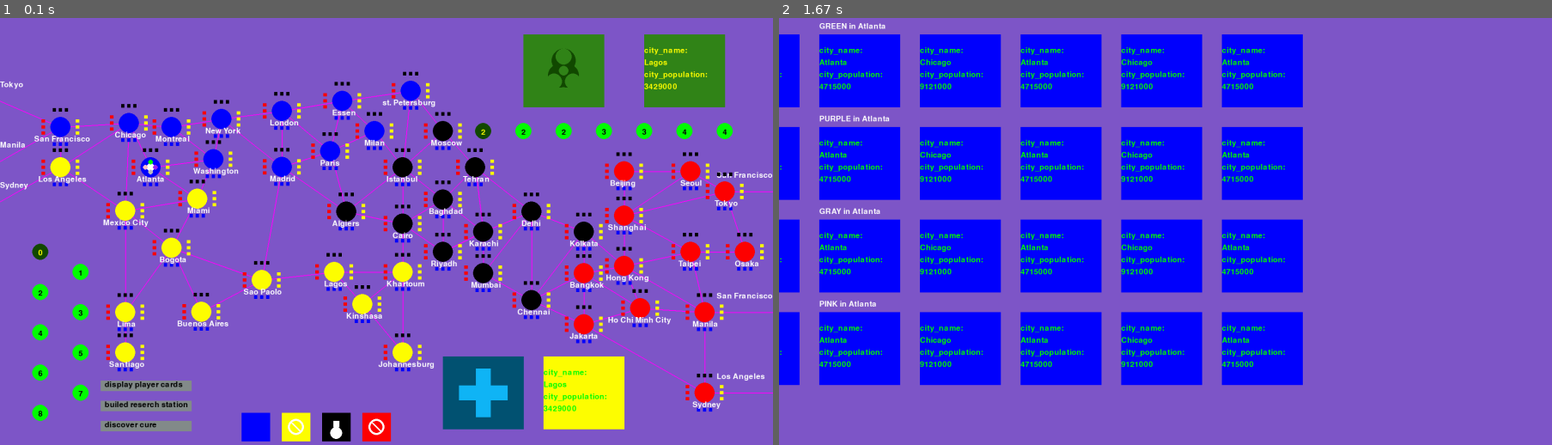
Above: before the commit, frames 1-2 (left to right).
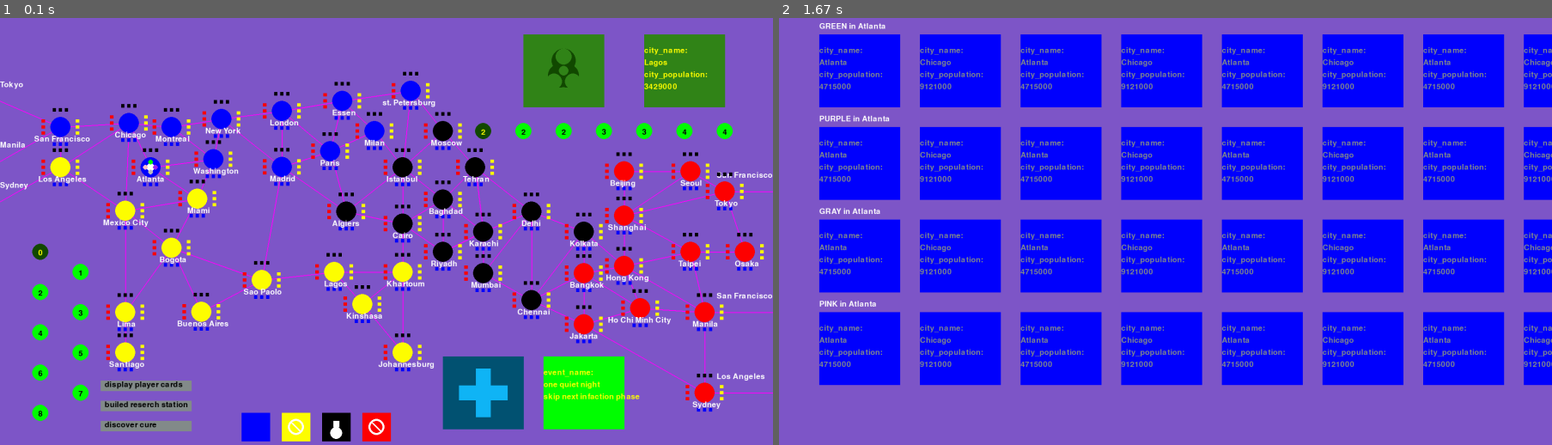
Above: after the commit, the same moments.

Repository: idonacmias/pandemic-pygame
Game: pygame game, started from app.py
Two runs of this game, one before a commit and one after it. Both use one fixed random seed, a clock stepped at 60 frames per second and the inputs below.
Inputs (mouse positions are in pixels of both pictures, inside the frame that each line leads up to):
- Up to frame 1 (0.1 s): no input
- Up to frame 2 (1.67 s): click "display player cards" at 0.38 s; press the mouse at (1026, 214) at 0.7 s; move the mouse to (1003, 180) at 0.8 s; release the mouse at (979, 141) at 0.93 s

The runs differ from the first frame. In frame 1, 1.8% of the frame differs, in the area x 70-83%, y 79-97%; in frame 2, 22%, in the area x 0-100%, y 3-87%.

Commit message:
card clean card display funconality

Diff:
--- a/app.py
+++ b/app.py
@@ -1,11 +1,12 @@
 import pygame
 import sys
-from data import Player, cities, FIRST_CITY
+from data import Player, cities, FIRST_CITY, EventCard
 from events import handel_event
 from display import colors_palet, bord
 
+
+
 def main():
-
     pygame.init()
     screen = pygame.display.set_mode()
     font = pygame.font.Font(None, 28)
@@ -13,14 +14,17 @@
     corent_page = 'map'
     players = set_bord(4)
     corent_player = 0
+    one_quiet_night = EventCard('one quiet night', 'skip next infaction phase')
+    player_discard = one_quiet_night
     while True:
         for event in pygame.event.get():
             if_quit(event)
             temp_page = handel_event(event, corent_page, cities, players, corent_player)
+
             if temp_page:
                 corent_page = temp_page
 
-        bord.draw_bord(screen, font, corent_page, cities, players)
+        bord.draw_bord(screen, font, corent_page, cities, players, player_discard)
         pygame.display.update()
         clock.tick(60)
 
--- /dev/null
+++ b/bord_cards.py
@@ -0,0 +1,21 @@
+from display import BUTTON_WHIDTH, BUTTON_HIGHT
+
+
+
+def click_on_botton(cities, players, corent_player, mouse_point):
+    button_point = (500, 500)
+    text = witch_click_on(mouse_point, button_point)
+
+
+
+def witch_click_on(mouse_point, button_point):
+    square_points = [button_point, (button_point[0] + BUTTON_WHIDTH, button_point[1] + BUTTON_HIGHT)]
+    if is_in_squer(square_points, mouse_point):
+        return text
+
+
+
+def is_in_squer(square_points, point):
+    x = 0
+    y = 1
+    return square_points[0][x] < point[x] and square_points[0][y] < point[y] and  square_points[1][x] > point[x] and square_points[1][y] > point[y]
--- /dev/null
+++ b/data/EventCard.py
@@ -0,0 +1,4 @@
+class EventCard():
+    def __init__(self, name, description):
+        self.name = name
+        self.description = description
--- a/data/__init__.py
+++ b/data/__init__.py
@@ -1,3 +1,4 @@
 from data.constances import FIRST_CITY, ACTION_PER_TURN
 from data.cities import cities
 from data.Player import Player
+from data.EventCard import EventCard
--- a/display/bord.py
+++ b/display/bord.py
@@ -1,19 +1,19 @@
 from display import colors_palet, city, card, tokens, player, bottons, bord
 
-def draw_bord(screen, font, corent_page, cities, players):
+def draw_bord(screen, font, corent_page, cities, players, player_discard):
    if corent_page == 'map':
-      draw_map(screen, font, cities, players)
+      draw_map(screen, font, cities, players, player_discard)
 
    if corent_page == 'cards':
       draw_cards(screen, font, cities, players)
 
-def draw_map(screen, font, cities, players):
+def draw_map(screen, font, cities, players, player_discard):
    screen.fill(colors_palet['PURPLE'])
    draw_cities(screen, font, cities)
    card.display_back_infaction_card(screen)
    card.dispaly_front_infaction_card(screen, cities['Lagos'], font)
    card.display_back_players_card(screen)
-   card.dispaly_front_player_card(screen, cities['Lagos'], font)
+   card.dispaly_front_player_card(screen, player_discard, font)
    tokens.draw_infaction_scale(screen, font, 0)
    tokens.draw_outbreak_bar(screen, font, 0)
    tokens.draw_medicen_bar(screen)
@@ -29,4 +29,4 @@
 
 def draw_cards(screen, font, cities, players):
    screen.fill(colors_palet['PURPLE'])
-   card.dispaly_player_cards(screen, font, cities, players)
+   card.dispaly_players_cards(screen, font, cities, players)
--- a/display/card.py
+++ b/display/card.py
@@ -1,18 +1,22 @@
 import pygame
 import math
 
-from .constances import CARD_HALF_WHIDTH, CARD_HALF_HIGHT, INFACTION_CARDS_POSITION, DISCARD_INFACTION_CARDS_POSITION, DISCARD_PLAYERS_DECK_CARDS_POSITION, PLAYERS_DECK_CARDS_POSITION
+from .constances import CARD_HALF_WHIDTH, CARD_HALF_HIGHT, INFACTION_CARDS_POSITION, DISCARD_INFACTION_CARDS_POSITION, DISCARD_PLAYERS_DECK_CARDS_POSITION, PLAYERS_DECK_CARDS_POSITION, SPACE_FROM_TOP, SPACE_BETWEEN_CARDS
 from .color import colors_palet
 
-def display_card(screen, point, color):
+from data import EventCard, City
+
+def display_card_silhouette(screen, point, color):
     a,b,c,d = point[0] - CARD_HALF_WHIDTH, point[1] - CARD_HALF_HIGHT, point[1] + CARD_HALF_HIGHT, point[0] + CARD_HALF_WHIDTH
 
     squer_point = [(a, b), (a, c), (d, c), (d, b)]
     pygame.draw.polygon(surface=screen, color=colors_palet[color], points=squer_point)
 
+
 def display_back_infaction_card(screen, point=INFACTION_CARDS_POSITION):
-    display_card(screen, point, 'DARK_GREEN')
+    display_card_silhouette(screen, point, 'DARK_GREEN')
     draw_biohazerd(screen, point, 'DARK_GREEN')
+
 
 def draw_biohazerd(screen, center_point, back_color, radius=25, symbol_color='SICK_GREEN'):
     #not supporting radius change
@@ -33,16 +37,16 @@
     for horn_point in horn_circles_points:
         pygame.draw.circle(surface=screen, color=colors_palet[symbol_color], center=horn_point , radius=1.2 * radius)
 
-
-
     for horn_point in negative_horn_circles_points:
         pygame.draw.circle(surface=screen, color=colors_palet[back_color], center=horn_point , radius=0.8 * radius)
 
     pygame.draw.circle(surface=screen, color=colors_palet[back_color], center=center_point , radius=(0.5 *radius))
 
+
 def display_back_players_card(screen, point=PLAYERS_DECK_CARDS_POSITION):
-    display_card(screen, point, 'DARK_BLUE')
+    display_card_silhouette(screen, point, 'DARK_BLUE')
     draw_plas(screen, point)
+
 
 def draw_plas(screen, point):
     HALF_HIGHT = CARD_HALF_HIGHT // 5
@@ -56,36 +60,75 @@
     rectangle_point = [(a, b), (a, c), (d, c), (d, b)]
     pygame.draw.polygon(surface=screen, color=colors_palet['LIGHT_BLUE'], points=rectangle_point)
 
-def dispaly_front_player_card(screen, city, font, point=DISCARD_PLAYERS_DECK_CARDS_POSITION):
-    dispaly_front_card(screen, point, city, font, city.color.name, 'GREEN')
+
 
 def dispaly_front_infaction_card(screen, city, font, point=DISCARD_INFACTION_CARDS_POSITION):
-    dispaly_front_card(screen, point, city, font, 'DARK_GREEN', city.color.name)
+    card_texts = city_card_text(city)
+    dispaly_front_card(screen, point, city, font, 'DARK_GREEN', city.color.name, card_texts)
 
-def dispaly_front_card(screen, point, city, font, background_color, text_color):
-    display_card(screen, point, background_color)
-    card_texts = ['city_name:', city.name, 'city_population:', city.population]
-    point = (point[0] - 100, point[1] - CARD_HALF_HIGHT)
+
+def dispaly_front_player_card(screen, player_card, font, point=DISCARD_PLAYERS_DECK_CARDS_POSITION):
+    #match case
+    if is_card_of_type(player_card, City.City):
+        card_texts = city_card_text(player_card)
+        font_color = player_card.color.name
+        background_color = 'GRAY'
+
+    elif is_card_of_type(player_card, EventCard.EventCard):
+        card_texts = event_card_text(player_card)
+        font_color = 'GREEN'
+        background_color = 'YELLOW'
+
+    elif is_epidemic_card(player_card):
+        card_texts = epidemic_card_text()
+        font_color = 'BLACK'
+        background_color = 'DARK_GREEN'
+
+    dispaly_front_card(screen, point, player_card, font, font_color, background_color, card_texts)
+
+
+def is_card_of_type(player_card, card_type):
+    return type(player_card) == card_type
+    #is_instance
+
+def city_card_text(city):
+    return ['city_name:', city.name, 'city_population:', city.population]
+
+
+def event_card_text(event_card):
+    return ['event_name:', event_card.name, event_card.description]
+
+
+def dispaly_front_card(screen, point, city, font, background_color, text_color, card_texts):
+    text_point = (point[0] - 100, point[1] - CARD_HALF_HIGHT)
+    display_card_silhouette(screen, point, background_color)
     for text in card_texts:
-        point = print_text(screen, font, text, text_color, point)
+        text_point = (text_point[0], text_point[1] + 30)
+        display_text(screen, font, text, text_color, text_point)
 
-def dispaly_player_cards(screen, font, cities, players, card_space_mod=0):
-    SPACE_BETWEEN_CARDS = 50
-    SPACE_FROM_TOP = 150
-    card_space_mod = - 1000
-    SPACE_FROM_SIDE = 200 +  card_space_mod
+
+def dispaly_players_cards(screen, font, cities, players, card_space_mod=0):
+    space_from_side = 200 +  card_space_mod
     card_row = CARD_HALF_HIGHT * 2 + SPACE_BETWEEN_CARDS
-    for i, player in enumerate(players):
-        text_point = (100, card_row * i )
-        text = f'{player.color} in {player.corent_city_name}'
-        print_text(screen, font, text, 'WHITE', text_point)
-        card_colom = CARD_HALF_WHIDTH * 2 + SPACE_BETWEEN_CARDS
-        for j, card in enumerate(player.hand):
-            card_point = (SPACE_FROM_SIDE + j * card_colom, card_row * i + SPACE_FROM_TOP)
-            dispaly_front_player_card(screen, cities[card], font, card_point)
+    for player_num, player in enumerate(players):
+        display_title(screen, font, card_row, player, player_num)
+        display_player_hand(screen, font, player, card_row, player_num, space_from_side, cities)
 
-def print_text(screen, font, text, text_color, point):
+
+def display_title(screen, font, card_row, player, player_num):
+    text_point = (100, card_row * player_num + 30)
+    player_text = f'{player.color} in {player.corent_city_name}'
+    display_text(screen, font, player_text, 'WHITE', text_point)
+
+
+
+def display_player_hand(screen, font, player, card_row, player_num, space_from_side, cities):
+    card_colom = CARD_HALF_WHIDTH * 2 + SPACE_BETWEEN_CARDS
+    for j, card in enumerate(player.hand):
+        card_point = (space_from_side + j * card_colom, card_row * player_num + SPACE_FROM_TOP)
+        dispaly_front_player_card(screen, cities[card], font, card_point)
+
+
+def display_text(screen, font, text, text_color, point):
     text_render = font.render(str(text), True, colors_palet[text_color])
-    point = (point[0], point[1] + 30)
     screen.blit(text_render, point)
-    return point
--- a/display/constances.py
+++ b/display/constances.py
@@ -21,3 +21,6 @@
 BUTTONS_TEXTS = ['display player cards', 'builed reserch station', 'discover cure']
 BUTTON_HIGHT = 25
 BUTTON_WHIDTH = 225
+
+SPACE_BETWEEN_CARDS = 50
+SPACE_FROM_TOP = 150
--- a/events/bord_map.py
+++ b/events/bord_map.py
@@ -1,5 +1,7 @@
 from display import card, CITY_RADIUS, bottons
 from display import BUTTONS_POINTS,BUTTONS_TEXTS, BUTTON_WHIDTH, BUTTON_HIGHT
+
+
 
 def clicked_on_city(cities, players, corent_player, mouse_point):
     min_radius = CITY_RADIUS
@@ -16,12 +18,14 @@
     if closest_city_name:
         players[corent_player].corent_city_name = closest_city_name
 
+
 def click_lenth_from_center(city, mouse_point):
     return abs(city.point[0] - mouse_point[0]) + abs(city.point[1] - mouse_point[1])
 
 
 def click_on_botton(cities, players, corent_player, mouse_point):
-    botton_clicked = witch_click_on(mouse_point)
+    BUTTONS_DATA = zip(BUTTONS_POINTS, BUTTONS_TEXTS)
+    botton_clicked = witch_click_on(mouse_point, BUTTONS_DATA)
     if botton_clicked == 'display player cards':
         corent_page = 'cards'
         return corent_page
@@ -33,12 +37,13 @@
         corent_city = cities[players[corent_player].corent_city_name]
         corent_city.resarch_station = True
 
-def witch_click_on(mouse_point):
-    BUTTONS_DATA = zip(BUTTONS_POINTS, BUTTONS_TEXTS)
-    for button_point, text in BUTTONS_DATA:
+
+def witch_click_on(mouse_point, buttons_data):
+    for button_point, text in buttons_data:
         square_points = [button_point, (button_point[0] + BUTTON_WHIDTH, button_point[1] + BUTTON_HIGHT)]
         if is_in_squer(square_points, mouse_point):
             return text
+
 
 def is_in_squer(square_points, point):
     x = 0
--- a/events/event.py
+++ b/events/event.py
@@ -1,11 +1,19 @@
 import pygame
 from .bord_map import clicked_on_city, click_on_botton
+import bord_cards
+
+
 
 def handel_event(event, corent_page, cities, players, corent_player):
     if corent_page == 'map':
         corent_page = handel_map_events(event, cities, players, corent_player)
 
+    elif corent_page == 'cards':
+        corent_page = handel_cards_events(event, cities, players, corent_player)
+        pass
+
     return corent_page
+
 
 def handel_map_events(event, cities, players, corent_player):
     if event.type == pygame.MOUSEBUTTONUP:
@@ -13,3 +21,11 @@
         clicked_on_city(cities, players, corent_player, mouse_point)
         corent_page = click_on_botton(cities, players, corent_player, mouse_point)
         return corent_page
+
+
+
+def handel_cards_events(event, cities, players, corent_player):
+    if event.type == pygame.MOUSEBUTTONUP:
+        mouse_point = pygame.mouse.get_pos()
+        corent_page = bord_cards.click_on_botton(cities, players, corent_player, mouse_point)
+        return corent_page
